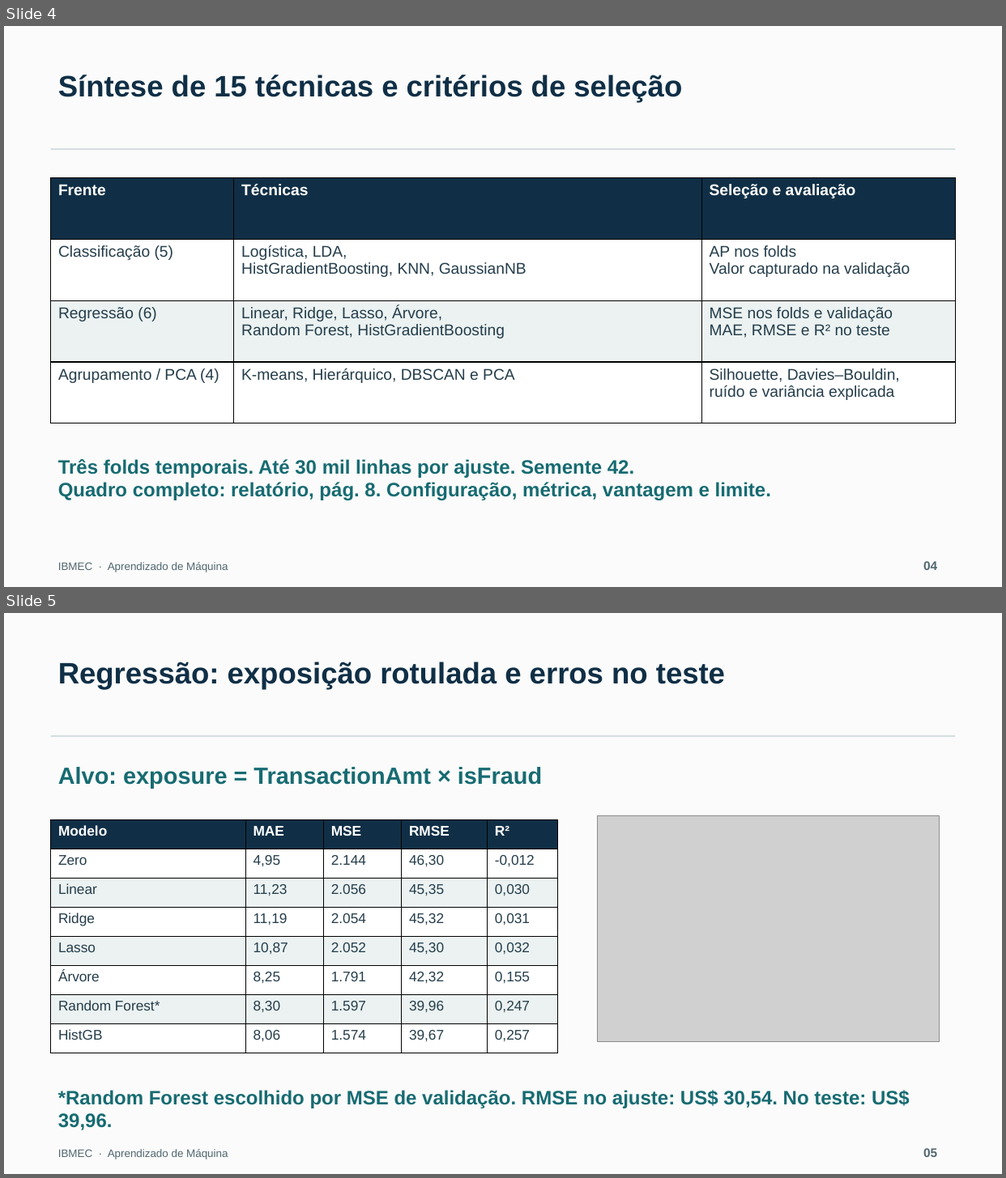
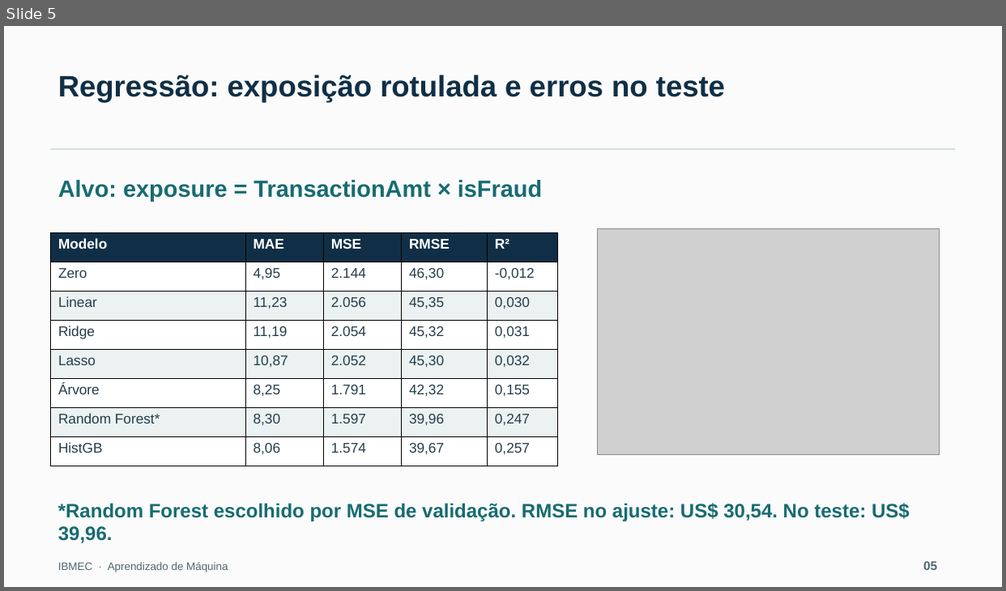
Before and after one commit to joao-castroo/deteccao-fraudes-ml-ibmec, a slide deck: deliverables/apresentacao_Fraude.pptx. Shown one above the other, each under a label of ours: slides 4 and 5 before the commit, slide 5 after it. The pictures are 1006x1178 and 1006x591 pixels, drawn with LibreOffice and Linux fonts; fonts in the diff are those of the drawing; grey boxes stand for pictures. Boxes give left, top, right and bottom in pixels: in the first picture for what was removed or moved away, otherwise in the second. Text is boxed around its words. In the diff, an @@ line names an element or a change of style, - is before the commit and + after.

```diff
--- a/deliverables/apresentacao_Fraude.pptx
+++ b/deliverables/apresentacao_Fraude.pptx
@@ slide 4 removed at (x1=4, y1=26, x2=1002, y2=587), background #FAFBFA @@
@@ text removed at (x1=58, y1=75, x2=682, y2=102) @@
-Síntese de 15 técnicas e critérios de seleção
@@ rectangle removed at (x1=50, y1=149, x2=955, y2=150) @@
@@ table removed at (x1=50, y1=178, x2=956, y2=424), 4 rows, 3 columns @@
-Frente | Técnicas | Seleção e avaliação
-Classificação (5) | Logística, LDA, / HistGradientBoosting, KNN, GaussianNB | AP nos folds / Valor capturado na validação
-Regressão (6) | Linear, Ridge, Lasso, Árvore, / Random Forest, HistGradientBoosting | MSE nos folds e validação / MAE, RMSE e R² no teste
-Agrupamento / PCA (4) | K-means, Hierárquico, DBSCAN e PCA | Silhouette, Davies–Bouldin, / ruído e variância explicada
@@ text removed at (x1=58, y1=459, x2=771, y2=501) @@
-Três folds temporais. Até 30 mil linhas por ajuste. Semente 42.
-Quadro completo: relatório, pág. 8. Configuração, métrica, vantagem e limite.
@@ text removed at (x1=58, y1=562, x2=228, y2=573) @@
-IBMEC · Aprendizado de Máquina
@@ text removed at (x1=923, y1=561, x2=937, y2=570) @@
-04
```
Also in this commit, not shown: 1 slide added, 13 other files.
